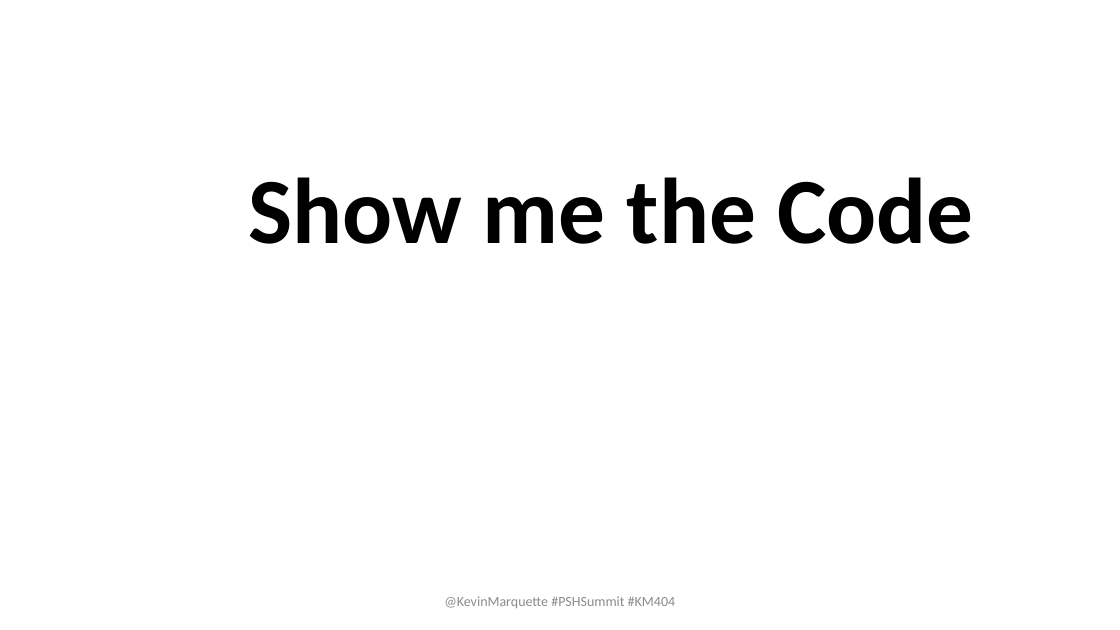
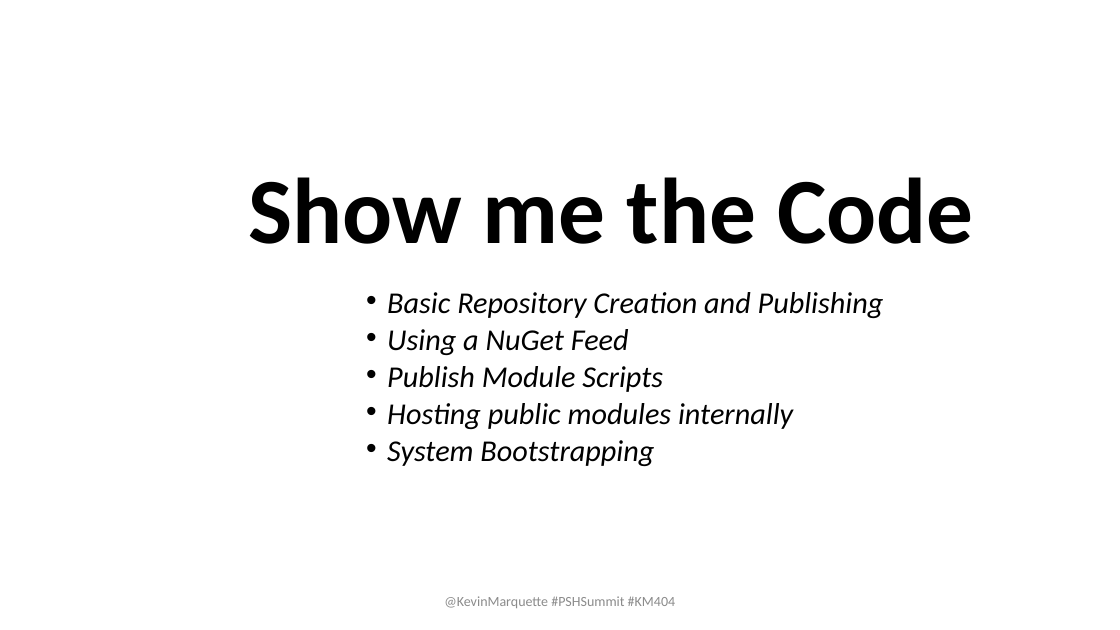
Before and after one commit to KevinMarquette/ManagingModulesPresentation, a slide deck: slide 5 of ManagingModulesPresentation.pptx. Drawn at 1120x630 pixels with LibreOffice and Linux fonts; fonts in the diff are those of the drawing; background and template pictures are left out. Boxes give left, top, right and bottom in pixels: in the first picture for what was removed or moved away, otherwise in the second. Text is boxed around its words. In the diff, an @@ line names an element or a change of style, - is before the commit and + after.

```diff
--- a/ManagingModulesPresentation.pptx
+++ b/ManagingModulesPresentation.pptx
@@ text added at (387, 292, 884, 466), 25.9 pt, text #000000, italic @@
+• Basic Repository Creation and Publishing
+• Using a NuGet Feed
+• Publish Module Scripts
+• Hosting public modules internally
+• System Bootstrapping
```
Also in this commit, not shown: 1 slide added, 1 slide removed, 4 other files.
